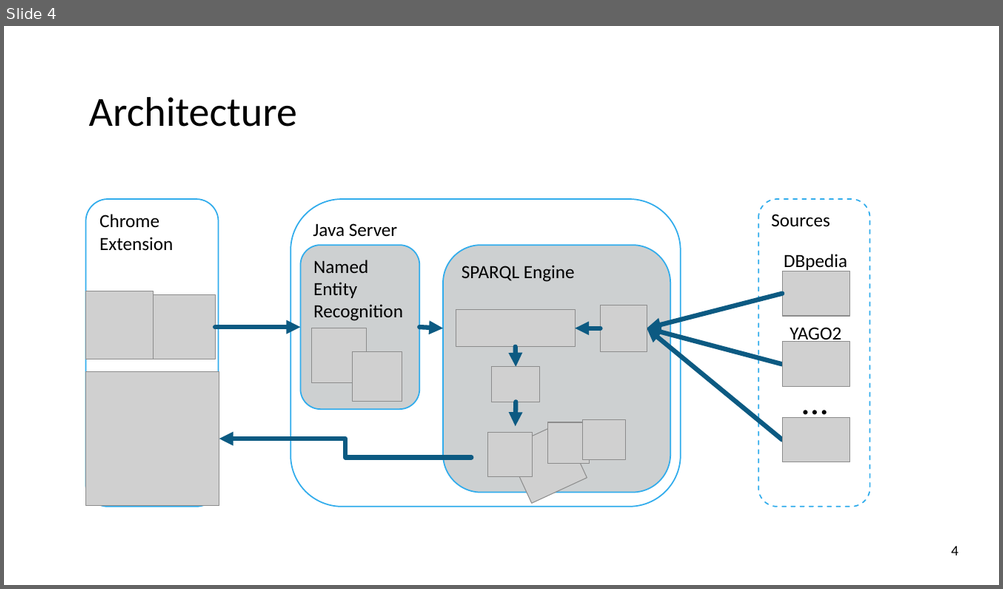
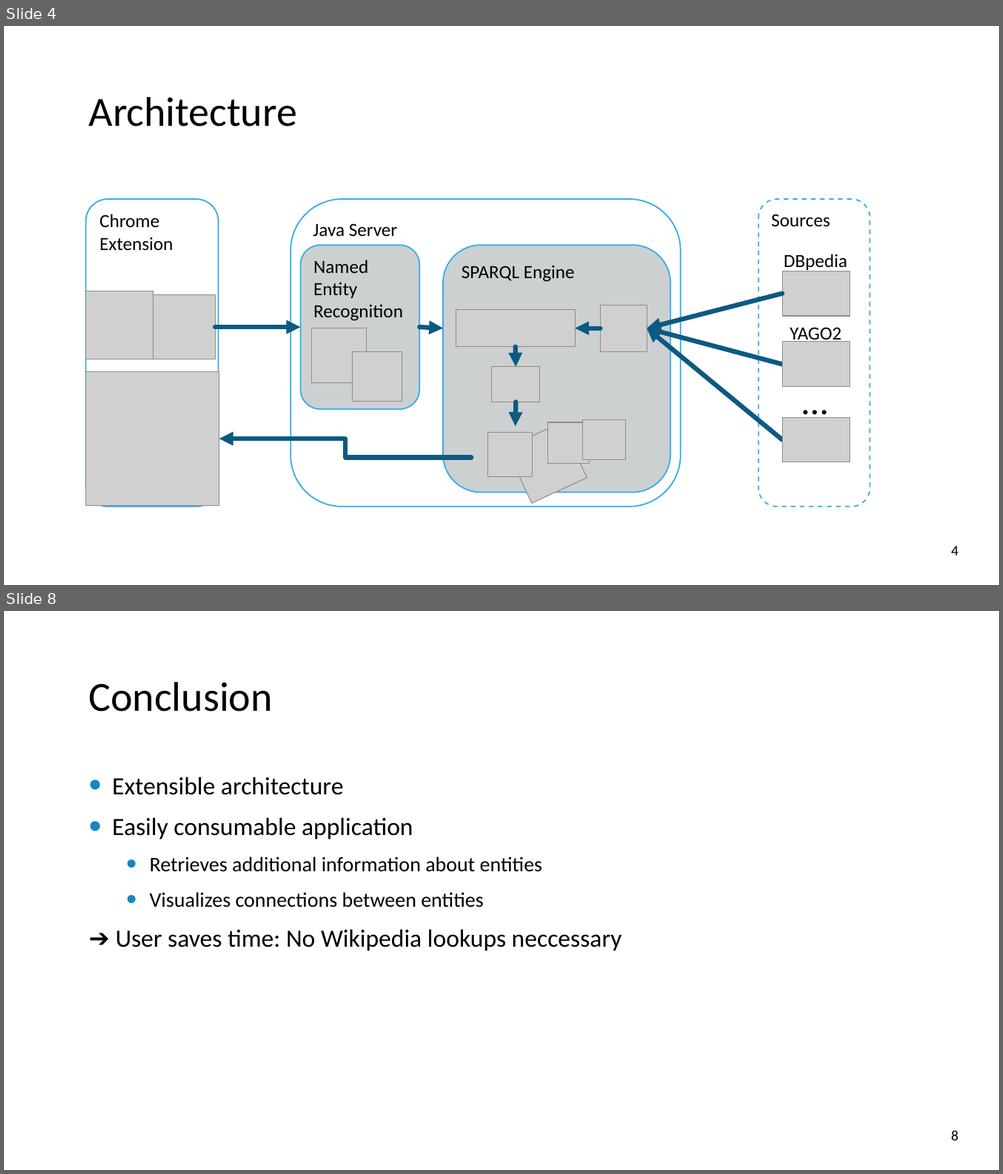
Before and after one commit to ofrendo/SemanticWebTechnologies, a slide deck: ProjectPresentation/EntityAnnotation.pptx. Shown one above the other, each under a label of ours: slide 4 before the commit, slides 4 and 8 after it; the slides between them are not shown. The pictures are 1003x589 and 1003x1174 pixels, drawn with LibreOffice and Linux fonts; fonts in the diff are those of the drawing; grey boxes stand for pictures; background and template pictures are left out. Boxes give left, top, right and bottom in pixels: in the first picture for what was removed or moved away, otherwise in the second. Text is boxed around its words. In the diff, an @@ line names an element or a change of style, - is before the commit and + after.

```diff
--- a/ProjectPresentation/EntityAnnotation.pptx
+++ b/ProjectPresentation/EntityAnnotation.pptx
@@ slide 8 added at (4, 611, 999, 1170), background picture (left out) @@
@@ title added at (89, 682, 273, 712), 40 pt, text #000000 @@
+Conclusion
@@ text added at (112, 777, 622, 951), 24 pt, text #000000 @@
+• Extensible architecture
+• Easily consumable application
+  • Retrieves additional information about entities
+  • Visualizes connections between entities
+➔ User saves time: No Wikipedia lookups neccessary
@@ page number added at (950, 1130, 958, 1141), 14 pt, text #000000 @@
+8
```
Also in this commit, not shown: 2 slides changed, 7 other slides added.
